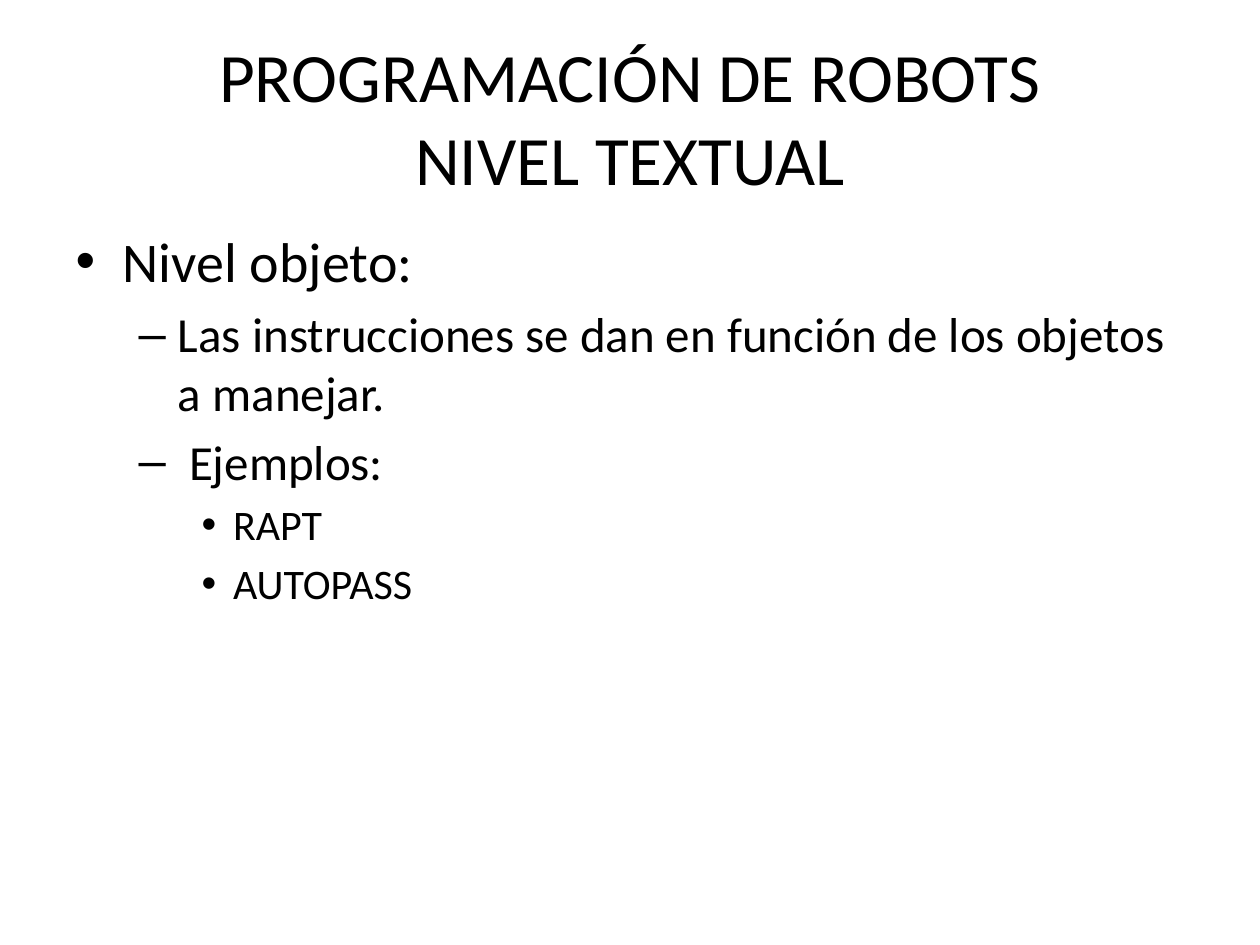
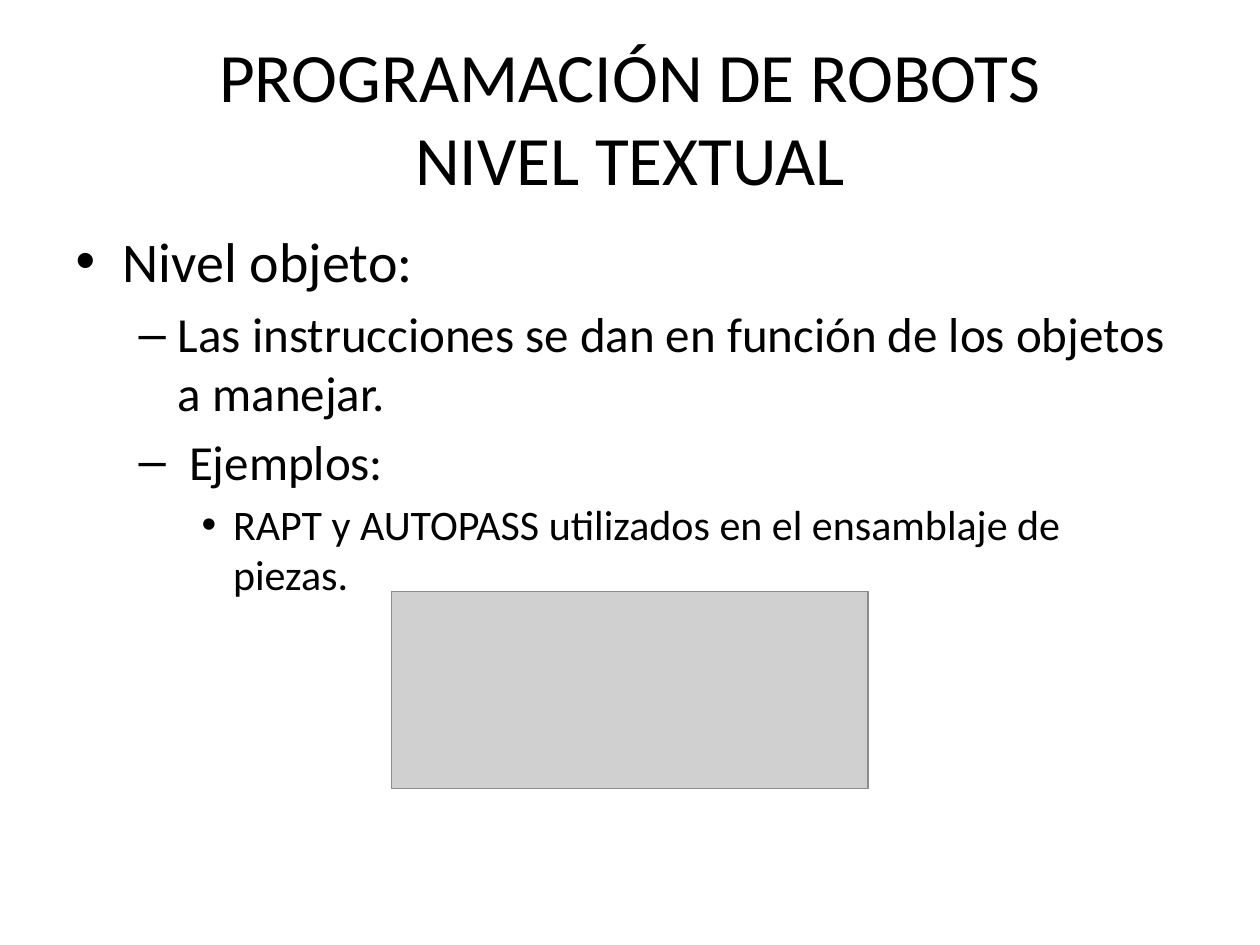
Before and after one commit to yerimattilatvala/DLP, a slide deck: slide 8 of P2/Presentacion.pptx. Drawn at 1260x945 pixels with LibreOffice and Linux fonts; fonts in the diff are those of the drawing; grey boxes stand for pictures. Boxes give left, top, right and bottom in pixels: in the first picture for what was removed or moved away, otherwise in the second. Text is boxed around its words. In the diff, an @@ line names an element or a change of style, - is before the commit and + after.

```diff
--- a/P2/Presentacion.pptx
+++ b/P2/Presentacion.pptx
@@ text at (x1=233, y1=510, x2=1060, y2=597): text changed @@
-    • RAPT
-    • AUTOPASS
+    • RAPT y AUTOPASS utilizados en el ensamblaje de piezas.
@@ picture added at (x1=392, y1=591, x2=868, y2=788) @@
```
Also in this commit, not shown: 7 other slides changed, 3 other files.
